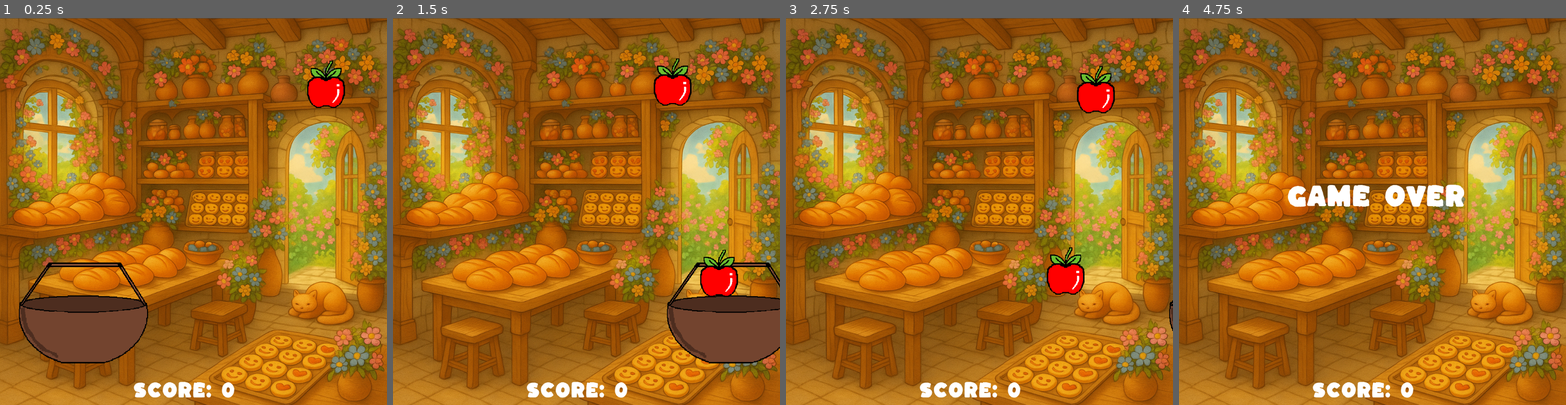
Above: before the commit, frames 1-4 (left to right).
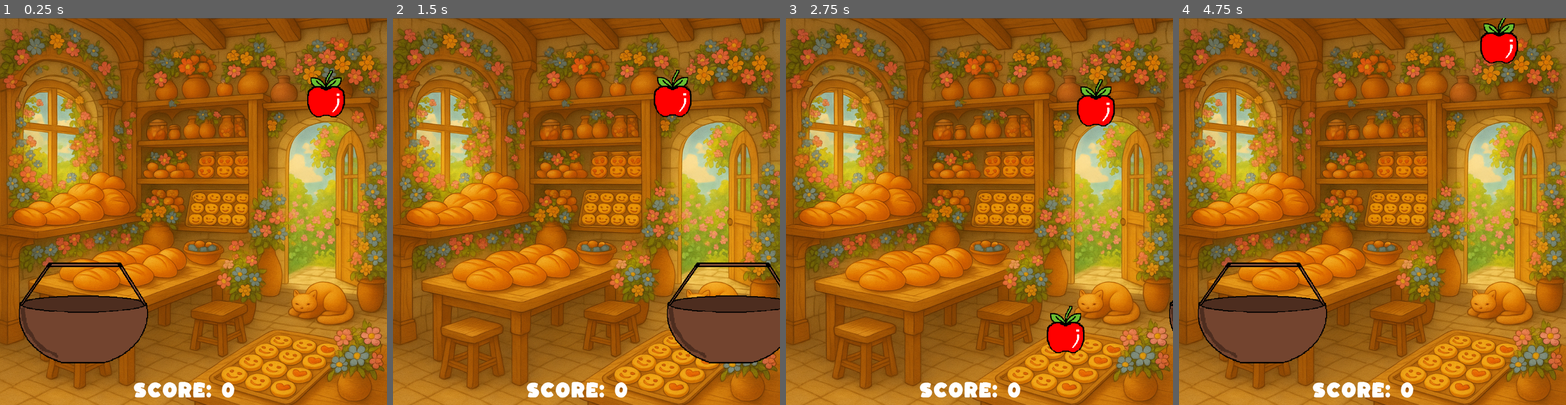
Above: after the commit, the same moments.

Repository: paper7grid/Catch-N-Crunch
Game: Godot game, scene res://Scenes/game.tscn
Same seed, same stepped clock (60 frames per second), same inputs: the game is played once before the commit and once after it.
Inputs:
- Up to frame 1 (0.25 s): no input
- Up to frame 2 (1.5 s): tap Enter (ui_accept) at 0.5, 0.6, 0.77, 1.07 s; hold Right (ui_right) 0.53-1.28 s; hold Down from 1.28 s (still down); tap Alt at 1.35 s
- Up to frame 3 (2.75 s): tap Enter (ui_accept) at 1.52, 1.55, 1.82, 2.3 s; release Down at 2.03 s; hold Right (ui_right) from 2.03 s (still down); tap Shift at 2.1 s
- Up to frame 4 (4.75 s): release Right (ui_right) at 2.78 s; hold Up 2.78-3.53 s; tap Enter (ui_accept) at 2.85, 3.02, 3.32, 3.77, 3.8, 4.07, 4.52, 4.55 s; tap Space at 3.5 s; hold Left (ui_left) from 3.53 s (still down); tap Alt at 3.6 s; tap Shift at 4.35 s

The runs differ from the first frame. In frame 1, 0.8% of the frame differs, in the area x 79-90%, y 11-26%; in frame 2, 1.7%; in frame 3, 2.7%; in frame 4, 8.0%, in the area x 4-88%, y 0-90%.

Commit message:
Updated the final score + changed speed for apples

Diff:
--- a/catch_n_crunch/Scenes/apple.gd
+++ b/catch_n_crunch/Scenes/apple.gd
@@ -1,12 +1,16 @@
 extends Area2D
-@export var fall_speed = 400
+@export var fall_speed = 500
 signal caught
 signal missed
+var is_caught = false
 
 func _ready():
 	add_to_group("apple")
 
 func _physics_process(_delta):
+	if is_caught:
+		return
+
 	position.y += fall_speed * _delta
 
 	# Only trigger "missed" if apple goes off BOTTOM of screen
@@ -17,6 +21,8 @@
 		queue_free()
 
 func catch_apple():
-	print("Apple CAUGHT!")
+	if is_caught:
+		return
+	is_caught = true
 	emit_signal("caught")
 	queue_free()
--- a/catch_n_crunch/Scenes/basket.tscn
+++ b/catch_n_crunch/Scenes/basket.tscn
@@ -9,7 +9,7 @@
 [sub_resource type="RectangleShape2D" id="RectangleShape2D_0ksvv"]
 size = Vector2(338, 134)
 
-[node name="Basket" type="CharacterBody2D" groups=["apple"]]
+[node name="Basket" type="CharacterBody2D"]
 script = ExtResource("1_n26is")
 
 [node name="Sprite2D" type="Sprite2D" parent="."]
--- a/catch_n_crunch/Scenes/game.gd
+++ b/catch_n_crunch/Scenes/game.gd
@@ -5,6 +5,7 @@
 var score_label: Label
 var game_over_label: Label
 var game_over: bool = false
+
 
 func _process(_delta):
 	#This to check if restart game
@@ -37,26 +38,27 @@
 	apple.position = Vector2(randf_range(50, screen_width - 50), -20)
 
 func apple_caught() -> void:
-	print("GAME: Caught signal received! Score:", score, "→", score + 1)
 	score += 1
 	update_score()
 
 func apple_missed() -> void:
-	print("GAME: Missed signal received! GAME OVER")
-	game_over = true
-	$appletimer.stop()
-	show_game_over()
+	if not game_over:
+		print("GAME: Missed signal received! GAME OVER")
+		game_over = true
+		$appletimer.stop()
+		show_game_over()
 
 func update_score():
 	score_label.text = "Score: " + str(score)
 
 func show_game_over():
+	score_label.text = "Final Score: " + str(score)
 	game_over_label.visible = true
-	score_label.text = "Final Score: " + str(score) + "\nPress SPACE to Restart"
 
 func restart_game():
-	for apple in get_tree().get_nodes_in_group("apple"):
-		apple.queue_free()
+	get_tree().call_group("apple", "queue_free")
 	score = 0
 	game_over = false
 	update_score()
+	game_over_label.visible = false
+	$appletimer.start()
--- a/catch_n_crunch/Scenes/game.tscn
+++ b/catch_n_crunch/Scenes/game.tscn
@@ -35,13 +35,14 @@
 text = "SCORE: "
 
 [node name="GameOver" type="Label" parent="."]
-visible = false
-offset_left = 285.0
-offset_top = 436.0
-offset_right = 744.0
-offset_bottom = 508.0
+offset_left = 231.0
+offset_top = 380.0
+offset_right = 833.0
+offset_bottom = 837.0
 theme_override_fonts/font = ExtResource("5_wowpa")
-theme_override_font_sizes/font_size = 65
-text = "GAME OVER"
+theme_override_font_sizes/font_size = 52
+text = "GAME OVER
+
+Press space to restart!"
 horizontal_alignment = 1
-vertical_alignment = 1
+autowrap_mode = 3
